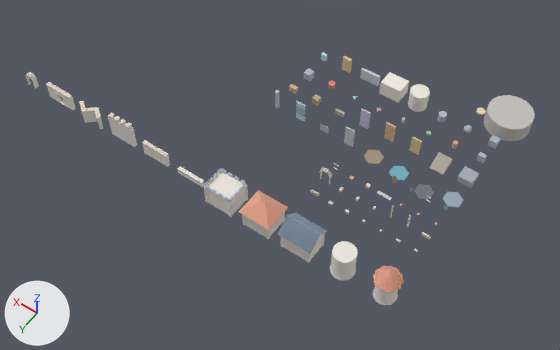
One commit to the glTF model game/assets/glade_pieces_kit.glb: the scene before it, then after it.
Rendered twice from a 50 mm camera at (-14.4, 38.8, 71.2) aimed at (19.8, -9.0, -4.1). Lighting does not change. The marker at lower left points along +X, +Y and +Z. The picture after the commit comes second. Where no turn or scale is listed for an object, it has been applied to the vertices.

The first picture shows 'Glade_Room_Battlements_Stone', 'Glade_Room_Gable_Roof', 'Glade_Room_Hipped_Roof', 'Glade_Room_Hipped_Stone', 'Glade_Tower_Battlements_Stone', 'Glade_Tower_Conical_Roof', 'Glade_Wall_Fortified_Stone', 'Piece_Building_glade_room', 'Piece_Building_glade_terrain', 'Piece_Building_glade_tower', 'Piece_Doors & Windows_glade_door', 'Piece_Walls & Paths_glade_path' and 41 more.
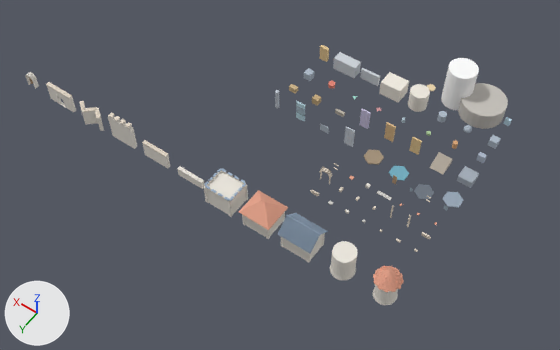
The change, as a list of edits to the scene's bpy script:
```text
Add mat_mat_catalogue_glade_tree:
    mat_mat_catalogue_glade_tree = principled_material('Mat_Catalogue_glade_tree')
    mat_mat_catalogue_glade_tree.base_color = (1.0, 1.0, 1.0)  # white #ffffff
    mat_mat_catalogue_glade_tree.roughness = 0.85
Add mat_mat_catalogue_glade_stairs:
    mat_mat_catalogue_glade_stairs = principled_material('Mat_Catalogue_glade_stairs')
    mat_mat_catalogue_glade_stairs.base_color = (0.604, 0.643, 0.69)  # light grey #ccd2d8
    mat_mat_catalogue_glade_stairs.roughness = 0.85
Add me_piece_building_glade_tree:
    me_piece_building_glade_tree.from_pydata(...)  # a 24-sided cylinder along z spanning x -1.8..1.8, y -1.8..1.8, z 0.0..5.5
    me_piece_building_glade_tree.materials.append(mat_mat_catalogue_glade_tree)  # white #ffffff
Add me_piece_walls___paths_glade_stairs:
    me_piece_walls___paths_glade_stairs.from_pydata(...)  # a box spanning x -1.6..1.6, y -0.7..0.7, z 0.0..1.8
    me_piece_walls___paths_glade_stairs.materials.append(mat_mat_catalogue_glade_stairs)  # light grey #ccd2d8
Change ob_piece_doors___windows_glade_door:
    ob_piece_doors___windows_glade_door.location: (21.0, -25.5, 0.0) -> (24.5, -25.5, 0.0)
Change ob_piece_building_glade_terrain:
    ob_piece_building_glade_terrain.location: (0.0, -29.0, 0.0) -> (3.5, -29.0, 0.0)
Change ob_piece_walls___paths_glade_path:
    ob_piece_walls___paths_glade_path.location: (3.5, -29.0, 0.0) -> (10.5, -29.0, 0.0)
Add ob_piece_building_glade_tree:
    ob_piece_building_glade_tree = bpy.data.objects.new('Piece_Building_glade_tree', me_piece_building_glade_tree)
    ob_piece_building_glade_tree.location = (7.0, -29.0, 0.0)
Add ob_piece_walls___paths_glade_stairs:
    ob_piece_walls___paths_glade_stairs = bpy.data.objects.new('Piece_Walls & Paths_glade_stairs', me_piece_walls___paths_glade_stairs)
    ob_piece_walls___paths_glade_stairs.location = (21.0, -25.5, 0.0)
```

Where the change shows, as pixel boxes (x1, y1, x2, y2) in the pictures (560 x 350 px):
'Piece_Building_glade_terrain', moved: before (484, 95, 535, 141); after (458, 83, 508, 129)
'Piece_Building_glade_tree', added: after (441, 58, 479, 110)
'Piece_Walls & Paths_glade_stairs', added: after (333, 52, 361, 78)
'Piece_Doors & Windows_glade_door', moved: before (342, 56, 352, 73); after (319, 45, 329, 62)
'Piece_Walls & Paths_glade_path', moved: before (476, 108, 486, 115); after (427, 84, 436, 91)
